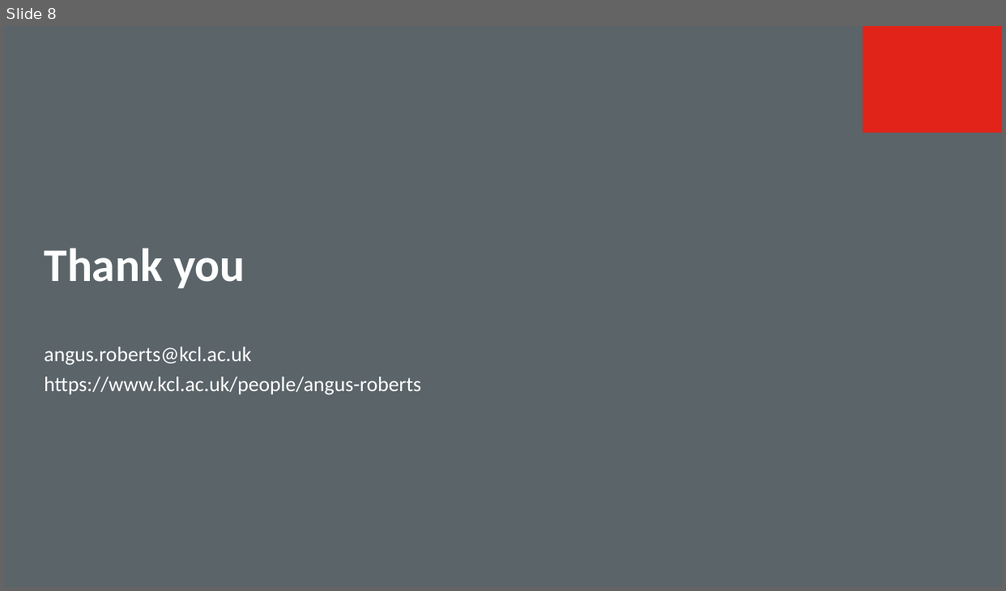
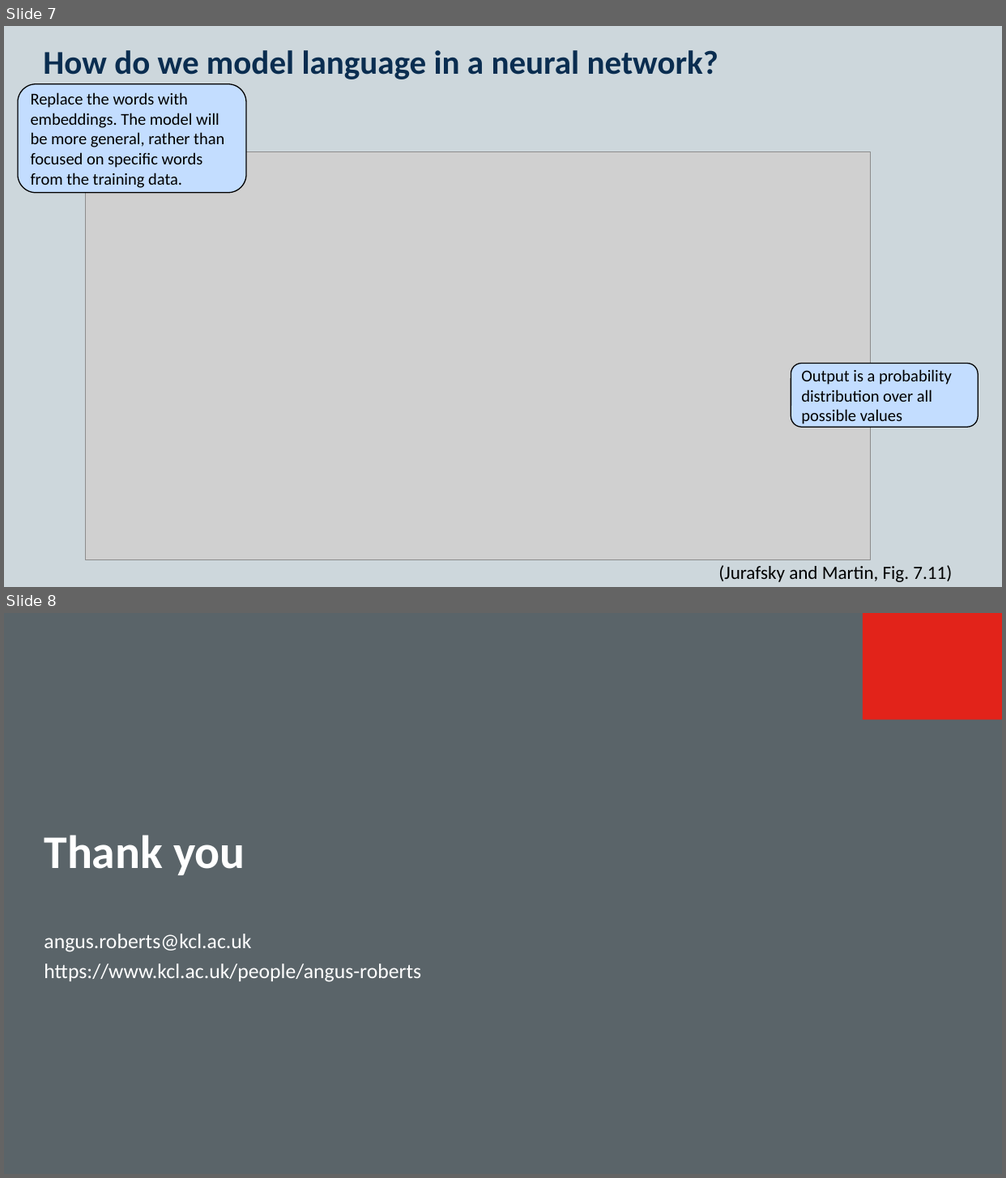
Before and after one commit to KCL-Health-NLP/nlp_youth_awards, a slide deck: presentations/multi-layer-neural-networks.pptx. Shown one above the other, each under a label of ours: slide 8 before the commit, slides 7 and 8 after it. The pictures are 1006x591 and 1006x1178 pixels, drawn with LibreOffice and Linux fonts; fonts in the diff are those of the drawing; grey boxes stand for pictures; background and template pictures are left out. Boxes give left, top, right and bottom in pixels: in the first picture for what was removed or moved away, otherwise in the second. Text is boxed around its words. In the diff, an @@ line names an element or a change of style, - is before the commit and + after.

Commit message:
add a slide linking embeddings to NNs

```diff
--- a/presentations/multi-layer-neural-networks.pptx
+++ b/presentations/multi-layer-neural-networks.pptx
@@ slide 7 added at [4,26,1002,587], background #CDD7DC @@
@@ title added at [43,50,718,79], 32 pt, text #0A2D50, bold @@
+How do we model language in a neural network?
@@ rounded rectangle added at [18,84,246,193], fill #C3DDFF, outline #000000 1 pt, 16 pt, text #000000 @@
+Replace the words with embeddings. The model will be more general, rather than focused on specific words from the training data.
@@ line added from (43, 100) to (963, 100), #C2B6AB 1 pt @@
@@ line added from (43, 100) to (963, 100), #CDD7DC 1 pt @@
@@ picture added at [85,152,870,561] @@
@@ rounded rectangle added at [791,364,978,427], fill #C3DDFF, outline #000000 1 pt, 16 pt, text #000000 @@
+Output is a probability distribution over all possible values
@@ text added at [718,565,952,582], 18 pt, text #000000 @@
+(Jurafsky and Martin, Fig. 7.11)
```
Also in this commit, not shown: 1 slide changed, 1 slide removed, 1 other file.
